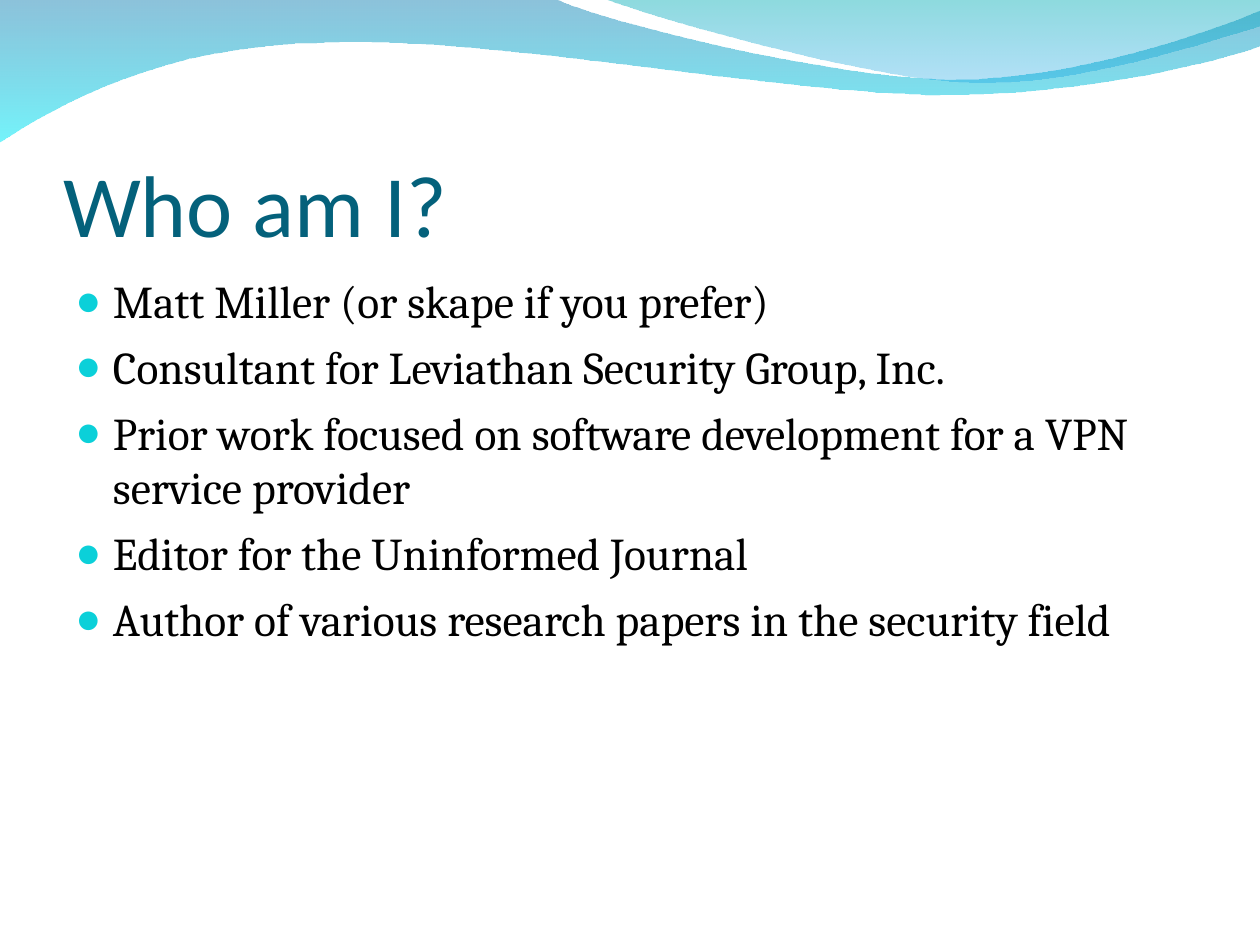
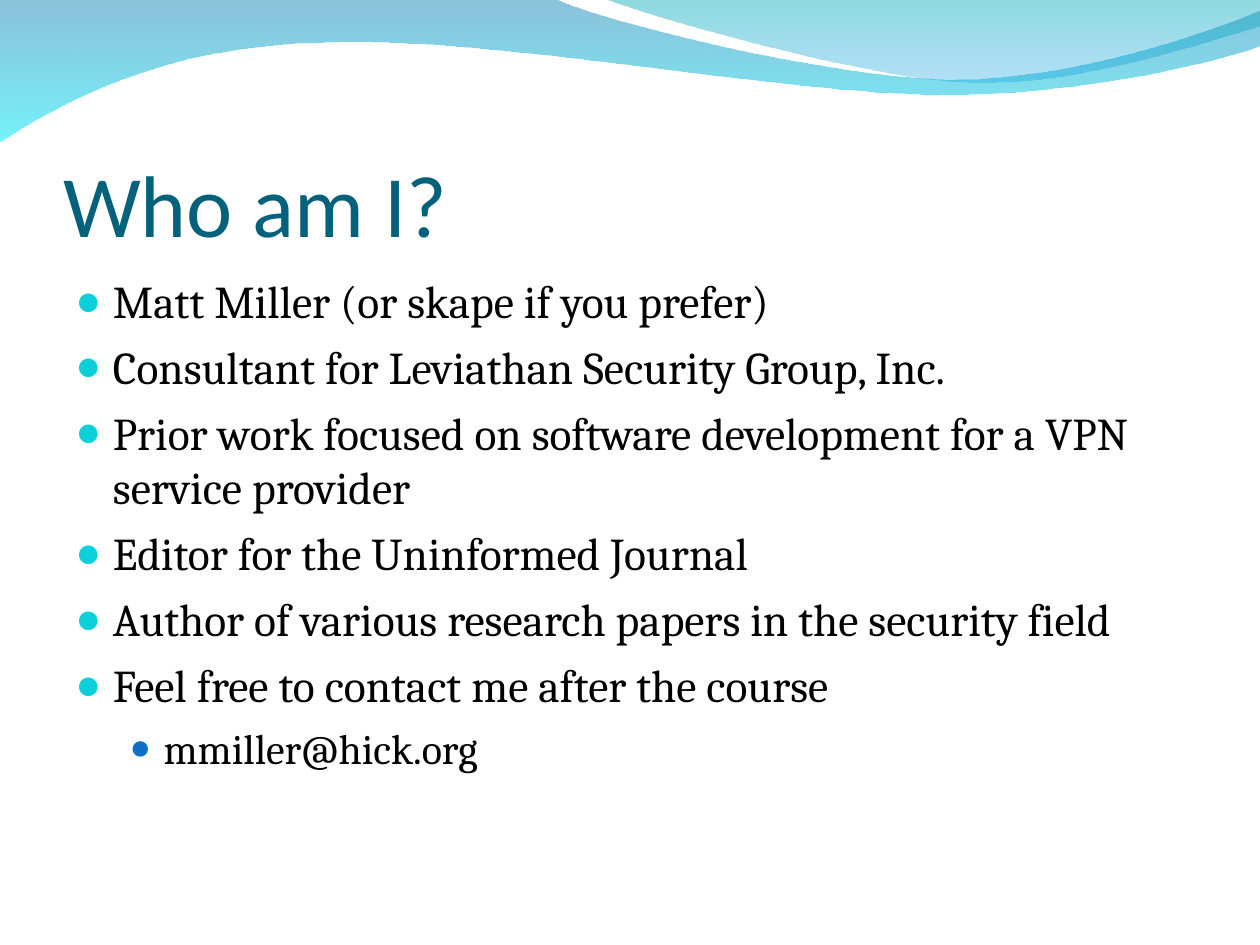
Before and after one commit to bedestall5/metasploit-framework, a slide deck: slide 3 of dev/materials/msf3_internals_training/slides/bh_training_deck.ppt. Drawn at 1260x945 pixels with LibreOffice and Linux fonts; fonts in the diff are those of the drawing; background and template pictures are left out. Boxes give left, top, right and bottom in pixels: in the first picture for what was removed or moved away, otherwise in the second. Text is boxed around its words. In the diff, an @@ line names an element or a change of style, - is before the commit and + after.

Commit message:
updated slides

```diff
--- a/dev/materials/msf3_internals_training/slides/bh_training_deck.ppt
+++ b/dev/materials/msf3_internals_training/slides/bh_training_deck.ppt
@@ text at (113,669,828,774): paragraphs added @@
+● Feel free to contact me after the course
+  ● mmiller@hick.org
```
Also in this commit, not shown: 2 other slides changed, 1 slide added, 1 slide removed, 2 other files.
